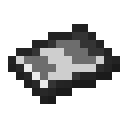
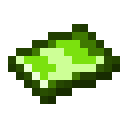
Before/after of a w=128, h=128 layered artwork. What changed in the layer stack:
showed "uranium", painted on it over (8, 24, 120, 104)
hid "silicon copie" over (8, 24, 120, 104)
